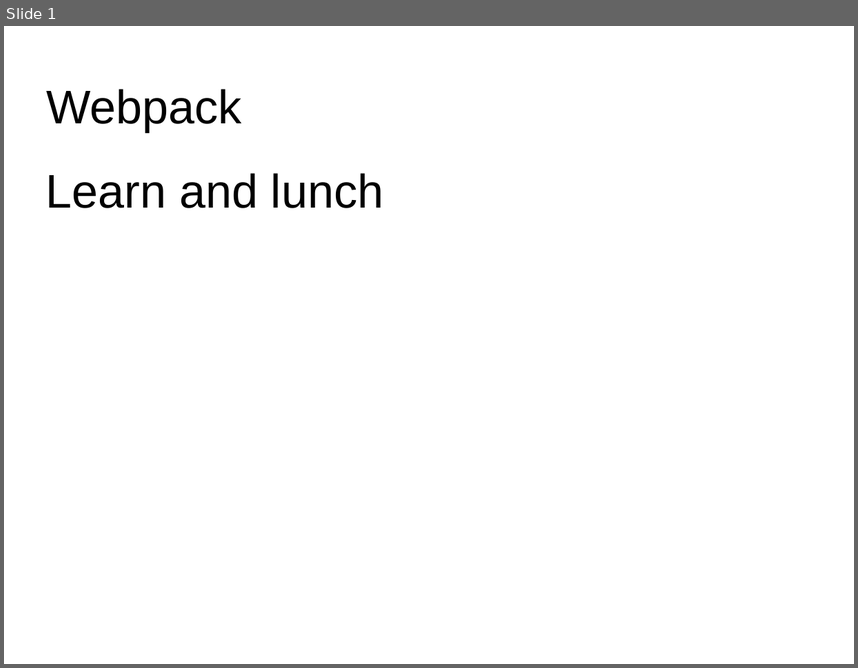
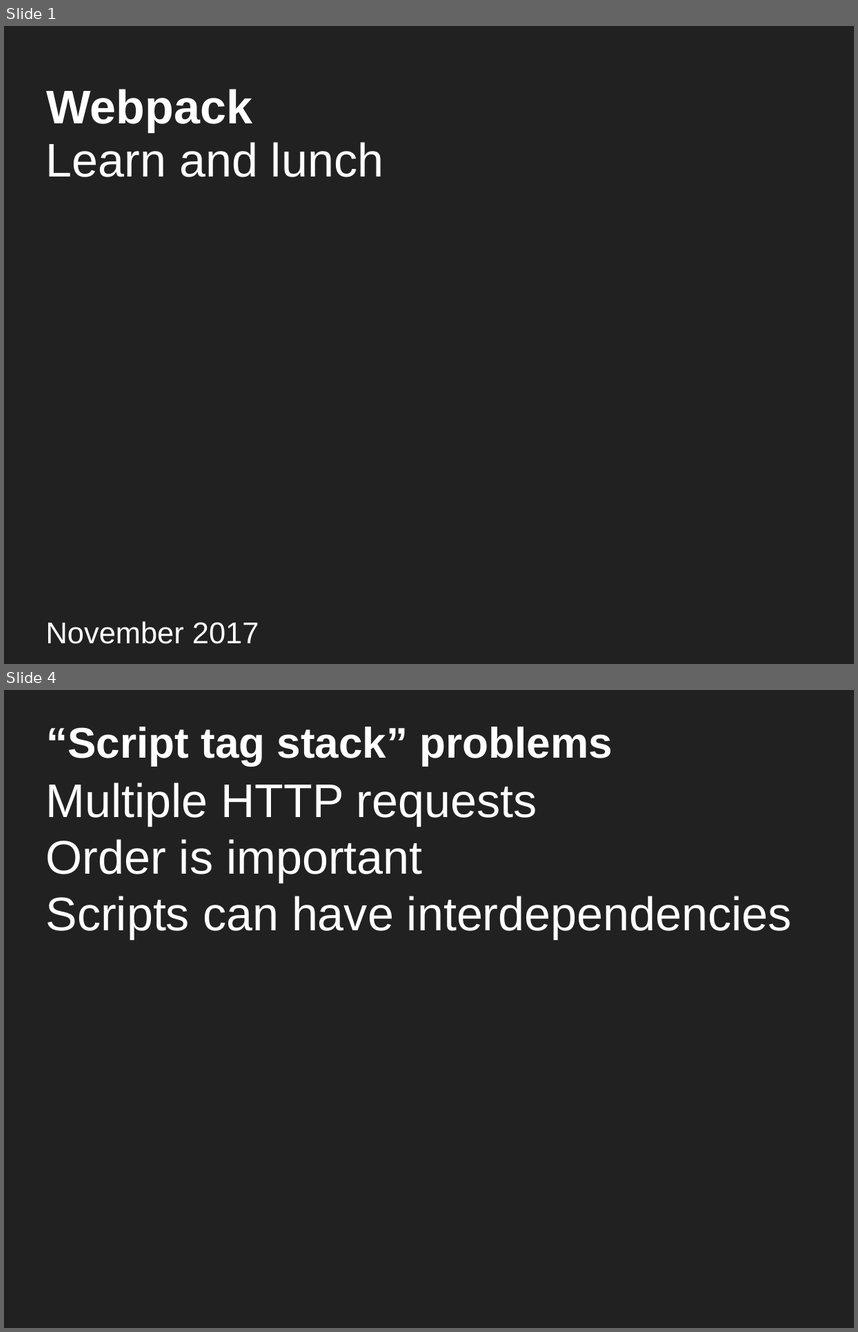
Before and after one commit to DanYellow/misc-tests, a slide deck: webpack-presentation-examples/webpack-presentation.odp. Shown one above the other, each under a label of ours: slide 1 before the commit, slides 1 and 4 after it; the slides between them are not shown. The pictures are 858x668 and 858x1332 pixels, drawn with LibreOffice and Linux fonts; fonts in the diff are those of the drawing. Boxes give left, top, right and bottom in pixels: in the first picture for what was removed or moved away, otherwise in the second. Text is boxed around its words. In the diff, an @@ line names an element or a change of style, - is before the commit and + after.

```diff
--- a/webpack-presentation-examples/webpack-presentation.odp
+++ b/webpack-presentation-examples/webpack-presentation.odp
@@ slide 4 added at (x1=4, y1=690, x2=854, y2=1328), background #212121 @@
@@ title added at (x1=47, y1=727, x2=613, y2=766), 40 pt, text #FFFFFF, bold @@
+“Script tag stack” problems
@@ title added at (x1=46, y1=782, x2=792, y2=939), 44 pt, text #FFFFFF @@
+Multiple HTTP requests
+Order is important
+Scripts can have interdependencies
@@ slide 1 changed as well @@
@@ background #FFFFFF to #212121 @@
@@ title "Webpack" at (x1=47, y1=89, x2=252, y2=132): text colour #000000 to #FFFFFF, bold on @@
@@ title "Learn and lunch" moved from (x1=46, y1=173, x2=383, y2=208) to (x1=46, y1=142, x2=383, y2=177) @@
@@ title "Learn and lunch" at (x1=46, y1=142, x2=383, y2=177): text colour #000000 to #FFFFFF @@
@@ title added at (x1=46, y1=621, x2=259, y2=644), 28 pt, text #FFFFFF @@
+November 2017
```
Also in this commit, not shown: 42 other slides added, 47 other files.
